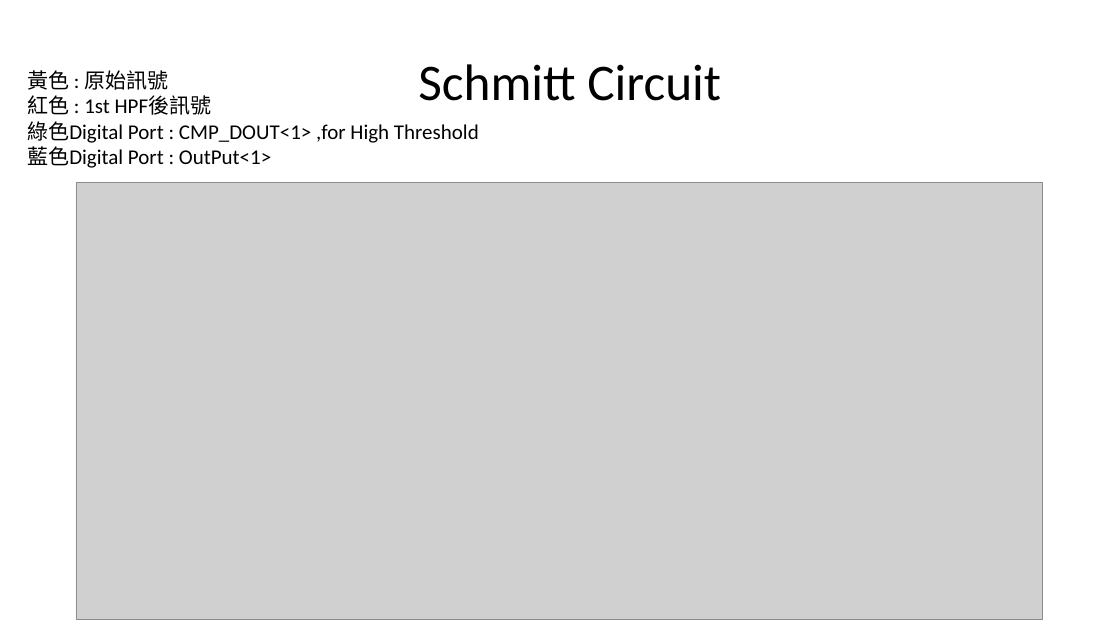
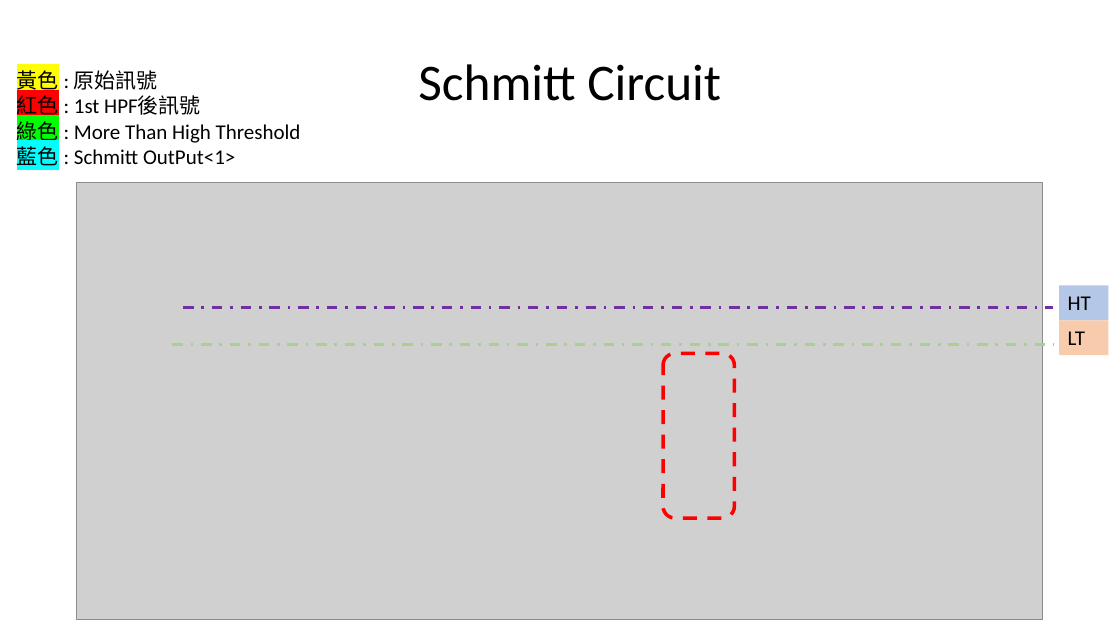
Before and after one commit to a0910281835/Summrary_PDF, a slide deck: slide 35 of Project_Summary_pdf/Project_Summary.pptx. Drawn at 1120x630 pixels with LibreOffice and Linux fonts; fonts in the diff are those of the drawing; grey boxes stand for pictures. Boxes give left, top, right and bottom in pixels: in the first picture for what was removed or moved away, otherwise in the second. Text is boxed around its words. In the diff, an @@ line names an element or a change of style, - is before the commit and + after.

Commit message:
* Update Schmitt Digital Page

```diff
--- a/Project_Summary_pdf/Project_Summary.pptx
+++ b/Project_Summary_pdf/Project_Summary.pptx
@@ text "黃色 : 原始訊號": place and size @@
-text "黃色 : 原始訊號" at box(27, 70, 479, 168)
+text "黃色 : 原始訊號" at box(17, 70, 301, 166)
@@ text at box(17, 70, 201, 119): highlight none to #FFFF00 in "黃色"; highlight none to #FF0000 in "紅色" @@
@@ text at box(17, 121, 301, 166): text changed @@
-綠色Digital Port : CMP_DOUT<1> ,for High Threshold
-藍色Digital Port : OutPut<1>
+綠色 : More Than High Threshold
+藍色 : Schmitt OutPut<1>
@@ rectangle added at box(1060, 286, 1108, 321), fill #B4C7E7, 18 pt, text #000000 @@
+HT
@@ line added from (183, 308) to (1054, 308), #7030A0 2.25 pt dashed @@
@@ rectangle added at box(1060, 320, 1108, 355), fill #F8CBAD, 18 pt, text #000000 @@
+LT
@@ line added from (172, 344) to (1054, 344), #A9D18E 2.25 pt dashed @@
@@ rounded rectangle added at box(663, 354, 734, 518), outline #FF0000 3 pt dashed @@
```
